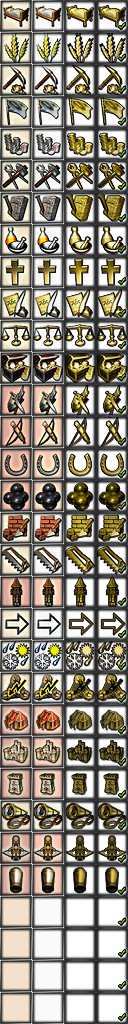
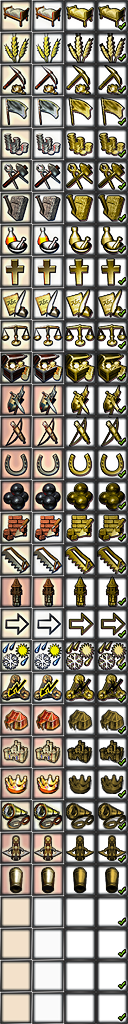
Layered file, before and after one edit (w=128, h=1024). Changes by layer:
painted on "Highlight" over [left=2, top=749, right=124, bottom=858]
painted on "Cannon.png" over [left=2, top=749, right=124, bottom=858]
painted on "Ballista.png" over [left=2, top=749, right=124, bottom=858]
added layer "Headquarter" above "Outpost" over [left=2, top=749, right=124, bottom=858]
hid "Outpost", painted on it over [left=2, top=749, right=124, bottom=858]
painted on "Castle" over [left=2, top=749, right=124, bottom=858]
painted on "Mercenary" over [left=2, top=749, right=124, bottom=858]
